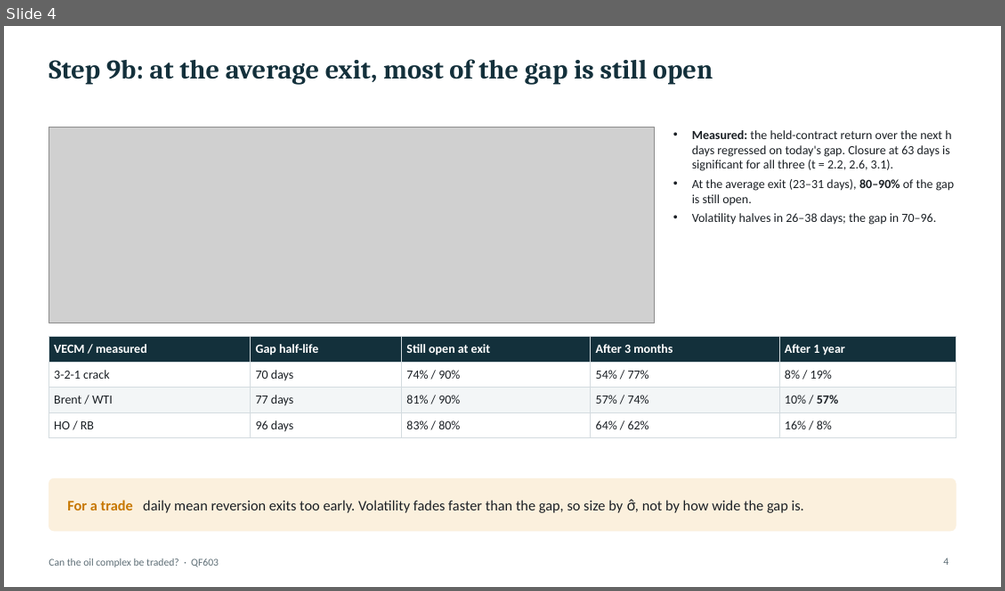
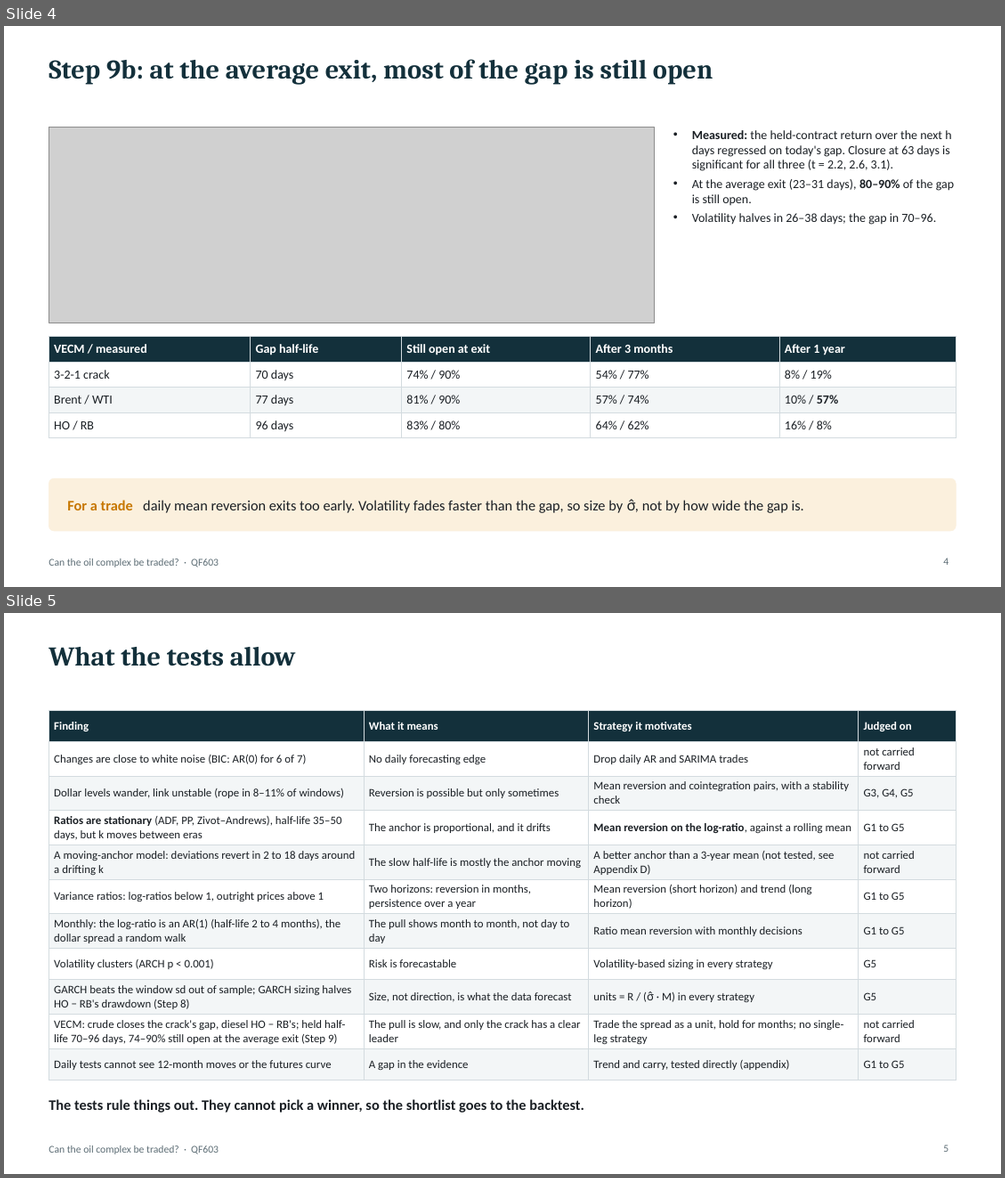
Before and after one commit to santapris/QF603-QAFM, a slide deck: report/garch_vecm_slides.pptx. Shown one above the other, each under a label of ours: slide 4 before the commit, slides 4 and 5 after it. The pictures are 1005x591 and 1005x1178 pixels, drawn with LibreOffice and Linux fonts; fonts in the diff are those of the drawing; grey boxes stand for pictures. Boxes give left, top, right and bottom in pixels: in the first picture for what was removed or moved away, otherwise in the second. Text is boxed around its words. In the diff, an @@ line names an element or a change of style, - is before the commit and + after.

```diff
--- a/report/garch_vecm_slides.pptx
+++ b/report/garch_vecm_slides.pptx
@@ slide 5 added at bbox=[4, 613, 1001, 1174], background #FFFFFF; not listed: 1 template element that a slide beside it also shows @@
@@ title added at bbox=[48, 647, 296, 666], 26 pt, text #13303B, bold @@
+What the tests allow
@@ table added at bbox=[48, 710, 956, 1073], 11 rows, 4 columns @@
+Finding | What it means | Strategy it motivates | Judged on
+Changes are close to white noise (BIC: AR(0) for 6 of 7) | No daily forecasting edge | Drop daily AR and SARIMA trades | not carried forward
+Dollar levels wander, link unstable (rope in 8–11% of windows) | Reversion is possible but only sometimes | Mean reversion and cointegration pairs, with a stability check | G3, G4, G5
+Ratios are stationary (ADF, PP, Zivot–Andrews), half-life 35–50 days, but k moves between eras | The anchor is proportional, and it drifts | Mean reversion on the log-ratio, against a rolling mean | G1 to G5
+A moving-anchor model: deviations revert in 2 to 18 days around a drifting k | The slow half-life is mostly the anchor moving | A better anchor than a 3-year mean (not tested, see Appendix D) | not carried forward
+Variance ratios: log-ratios below 1, outright prices above 1 | Two horizons: reversion in months, persistence over a year | Mean reversion (short horizon) and trend (long horizon) | G1 to G5
+Monthly: the log-ratio is an AR(1) (half-life 2 to 4 months), the dollar spread a random walk | The pull shows month to month, not day to day | Ratio mean reversion with monthly decisions | G1 to G5
+Volatility clusters (ARCH p < 0.001) | Risk is forecastable | Volatility-based sizing in every strategy | G5
+GARCH beats the window sd out of sample; GARCH sizing halves HO − RB's drawdown (Step 8) | Size, not direction, is what the data forecast | units = R / (σ̂ · M) in every strategy | G5
+VECM: crude closes the crack's gap, diesel HO − RB's; held half-life 70–96 days, 74–90% still open at the average exit (Step 9) | The pull is slow, and only the crack has a clear leader | Trade the spread as a unit, hold for months; no single-leg strategy | not carried forward
+Daily tests cannot see 12-month moves or the futures curve | A gap in the evidence | Trend and carry, tested directly (appendix) | G1 to G5
@@ text added at bbox=[48, 1099, 584, 1112], 14 pt, text #1A1F24, bold @@
+The tests rule things out. They cannot pick a winner, so the shortlist goes to the backtest.
@@ page number added at bbox=[943, 1144, 948, 1151], 10 pt, text #5E6E76 @@
+5
```
Also in this commit, not shown: 1 other slide added, 1 other file.
